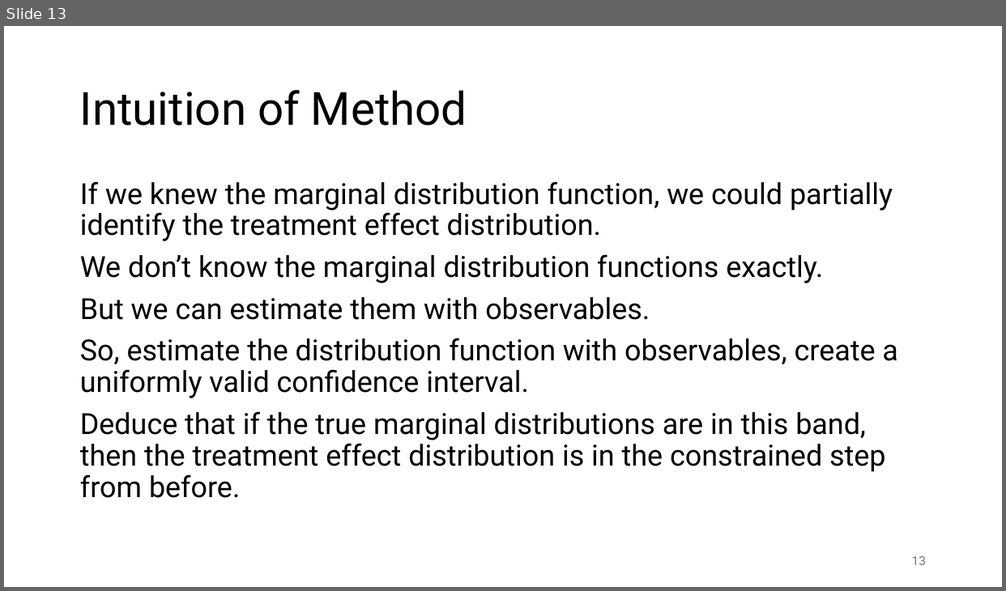
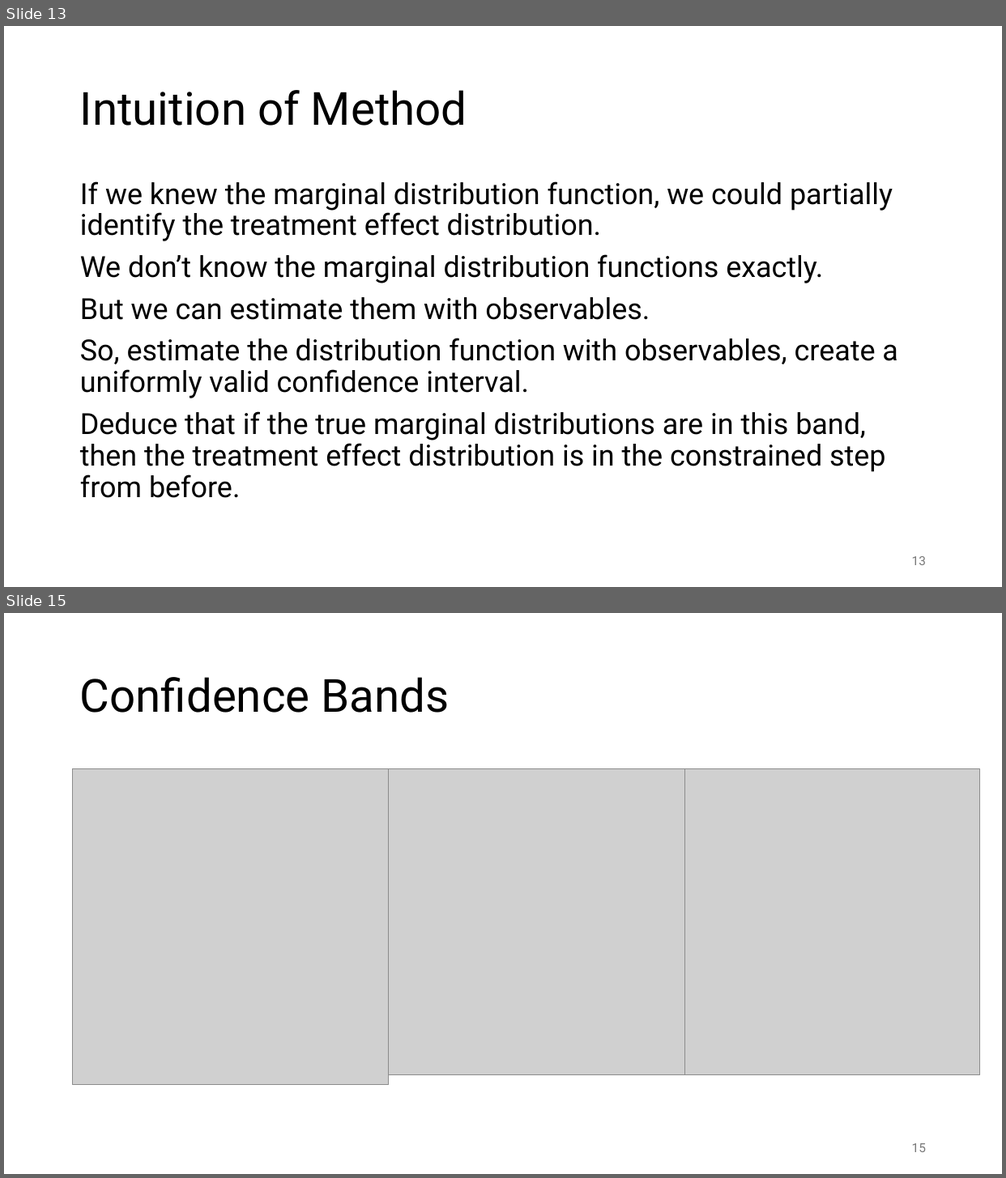
Before and after one commit to chasehmathis/dkw-ind-treat-effect, a slide deck: dkw-po-presentation.pptx. Shown one above the other, each under a label of ours: slide 13 before the commit, slides 13 and 15 after it; the slides between them are not shown. The pictures are 1006x591 and 1006x1178 pixels, drawn with LibreOffice and Linux fonts; fonts in the diff are those of the drawing; grey boxes stand for pictures. Boxes give left, top, right and bottom in pixels: in the first picture for what was removed or moved away, otherwise in the second. Text is boxed around its words. In the diff, an @@ line names an element or a change of style, - is before the commit and + after.

```diff
--- a/dkw-po-presentation.pptx
+++ b/dkw-po-presentation.pptx
@@ slide 15 added at [4, 613, 1002, 1174], background #FFFFFF @@
@@ title added at [80, 677, 450, 713], 44 pt, text #000000 @@
+Confidence Bands
@@ picture added at [73, 769, 389, 1084] @@
@@ picture added at [378, 769, 684, 1075] @@
@@ picture added at [673, 769, 979, 1075] @@
@@ page number added at [912, 1144, 926, 1152], 12 pt, text #797979 @@
+15
```
Also in this commit, not shown: 6 other slides added, 20 other files.
